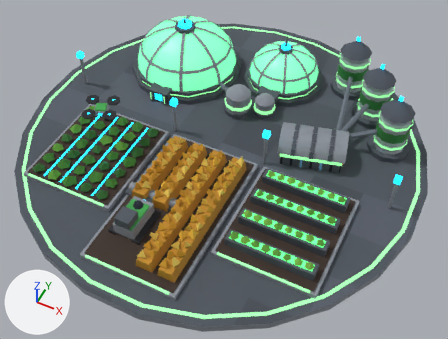
Before and after pictures for a commit that changed the glTF model game/assets/models/farm_scifi_green.glb.
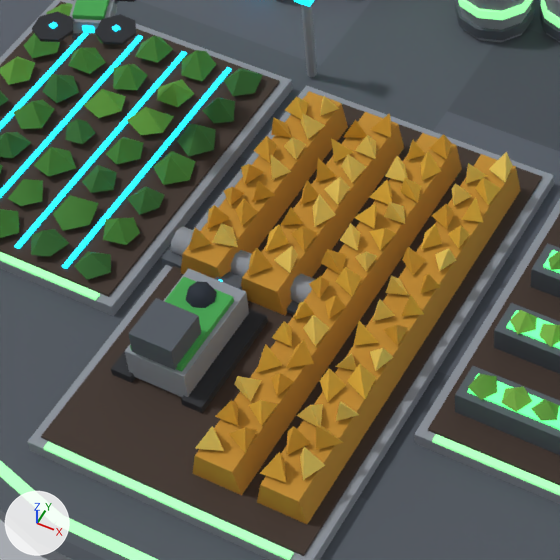
Old and new are each drawn whole from a camera (50 mm lens) standing at (0.679, -1.341, 1.557) and looking at (0.061, -0.105, 0.012) and again close up on the part from 16% to 58% of the width and 31% to 87% of the height. Arrows for +X, +Y and +Z are at lower left; the lights stay in place. The older version's two pictures come first. Vertices at exactly the same position are counted once.

The first close-up shows 'farm_scifi_green'.
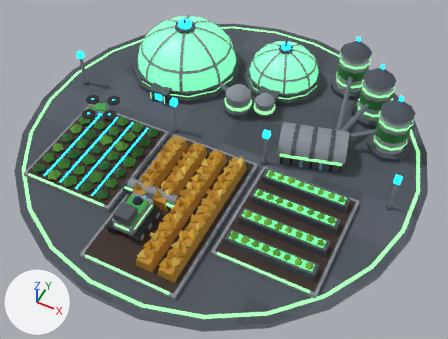
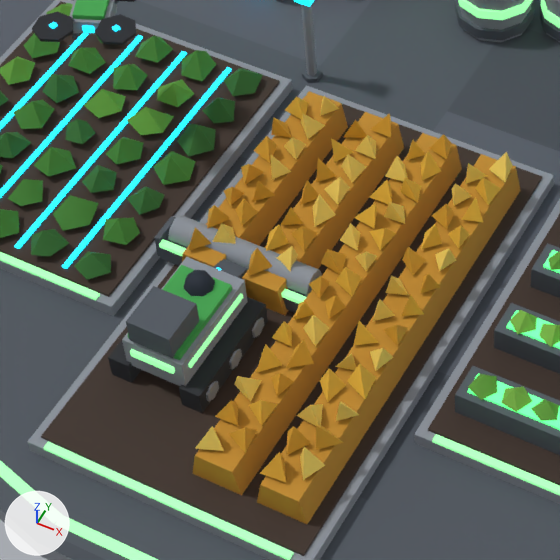
Pixel boxes (x1, y1, x2, y2) of what changed, in the close-ups (560 x 560 px; the box of a moved part takes in the faces that stretch with it):
part 1 of me_deck, added: after (179, 297, 268, 413)
part 2 of me_deck, added: after (206, 381, 219, 402)
part 3 of me_deck, added: after (229, 349, 242, 369)
part 4 of me_deck, added: after (252, 317, 264, 338)
part 5 of me_deck, added: after (108, 274, 173, 383)
part 6 of me_deck, moved or reshaped: before (125, 268, 249, 397); after (122, 257, 248, 386)
part 7 of me_deck, moved or reshaped: before (130, 276, 234, 372); after (128, 265, 232, 360)
part 8 of me_deck, moved or reshaped: before (128, 298, 201, 370); after (126, 286, 199, 358)
part 9 of me_deck, moved or reshaped: before (186, 281, 217, 308); after (184, 270, 215, 296)
part 10 of me_deck, moved or reshaped: before (215, 272, 242, 290); after (213, 259, 248, 279)
part 11 of me_deck, moved or reshaped (mostly hidden): before (161, 246, 299, 315); after (159, 235, 307, 313)
part 12 of me_deck, moved or reshaped: before (170, 226, 316, 303); after (168, 215, 322, 296)
part 13 of me_deck, added: after (154, 216, 176, 257)
part 14 of me_deck, added: after (188, 293, 243, 368)
part 15 of me_deck, added: after (130, 349, 175, 374)
part 16 of me_deck, added: after (159, 239, 306, 304)
part 17 of me_deck, deleted: before (181, 309, 268, 413)
part 18 of me_deck, deleted: before (111, 283, 177, 383)

Edits to the bpy script that builds the scene:
```text
Change me_deck:
    used by ob_farm_scifi_green; location = (0.0, 0.0, 0.0)
    remove me_deck.from_pydata(...)  # 3245 vertices, 3751 faces; spans x -0.694..0.694, y -0.694..0.694, z -0.01..0.25
    add me_deck.from_pydata(...)  # 3405 vertices, 3983 faces; spans x -0.694..0.694, y -0.694..0.694, z -0.01..0.25
    me_deck part 1: a new loose piece, a box spanning x -0.045..-0.021, y -0.505..-0.375, z 0.034..0.064, in mat_baked (picture img_bake)
    me_deck part 2: a new loose piece, a 6-sided cylinder along x spanning x -0.0225..-0.0185, y -0.4945..-0.4755, z 0.038..0.06, in mat_baked (picture img_bake)
    me_deck part 3: a new loose piece, a 6-sided cylinder along x spanning x -0.0225..-0.0185, y -0.4495..-0.4305, z 0.038..0.06, in mat_baked (picture img_bake)
    me_deck part 4: a new loose piece, a 6-sided cylinder along x spanning x -0.0225..-0.0185, y -0.4045..-0.3855, z 0.038..0.06, in mat_baked (picture img_bake)
    me_deck part 5: a new loose piece, a box spanning x -0.129..-0.105, y -0.505..-0.375, z 0.034..0.064, in mat_baked (picture img_bake)
    me_deck part 6: the loose piece of 8 vertices spanning x -0.11..-0.04, y -0.5..-0.38, z 0.04..0.08 is moved by (0.0, 0.0, 0.019)
    me_deck part 7: the loose piece of 8 vertices spanning x -0.105..-0.045, y -0.496..-0.396, z 0.079..0.087 is moved by (0.0, 0.0, 0.019)
    me_deck part 8: the loose piece of 8 vertices spanning x -0.1..-0.05, y -0.5..-0.45, z 0.085..0.115 is moved by (0.0, 0.0, 0.019)
    me_deck part 9: the loose piece of 17 vertices spanning x -0.093..-0.057, y -0.428..-0.392, z 0.083..0.101 is moved by (0.0, 0.0, 0.019)
    me_deck part 10: the loose piece of 8 vertices spanning x -0.09..-0.06, y -0.395..-0.345, z 0.022..0.064 is moved by (0.0, 0.0, 0.019)
    me_deck part 11: the loose piece of 8 vertices spanning x -0.165..0.015, y -0.355..-0.325, z 0.02..0.04 is moved by (0.0, 0.0, 0.019)
    me_deck part 12: the loose piece of 16 vertices spanning x -0.16..0.01, y -0.344..-0.312, z 0.028..0.06 is moved by (0.0, 0.0, 0.019)
    me_deck part 13: a new loose piece, a box spanning x -0.171..-0.165, y -0.353..-0.319, z 0.039..0.069, in mat_baked (picture img_bake)
    me_deck part 14: a new loose piece, a box spanning x -0.0415..-0.0375, y -0.49..-0.39, z 0.083..0.089, in mat_glow_strip_40a64d (green #70bc7a, glowing green #9affa7)
    me_deck part 15: a new loose piece, a box spanning x -0.1..-0.05, y -0.5035..-0.4995, z 0.082..0.09, in mat_glow_strip_40a64d (green #70bc7a, glowing green #9affa7)
    me_deck part 16: a new loose piece, a box spanning x -0.165..0.015, y -0.355..-0.347, z 0.058..0.063, in mat_glow_strip_40a64d (green #70bc7a, glowing green #9affa7)
    me_deck part 17: the loose piece of 8 vertices spanning x -0.045..-0.021, y -0.505..-0.375, z 0.015..0.045 is deleted
    me_deck part 18: the loose piece of 8 vertices spanning x -0.129..-0.105, y -0.505..-0.375, z 0.015..0.045 is deleted
    other edits to the shape of me_deck do not show in these pictures
```
